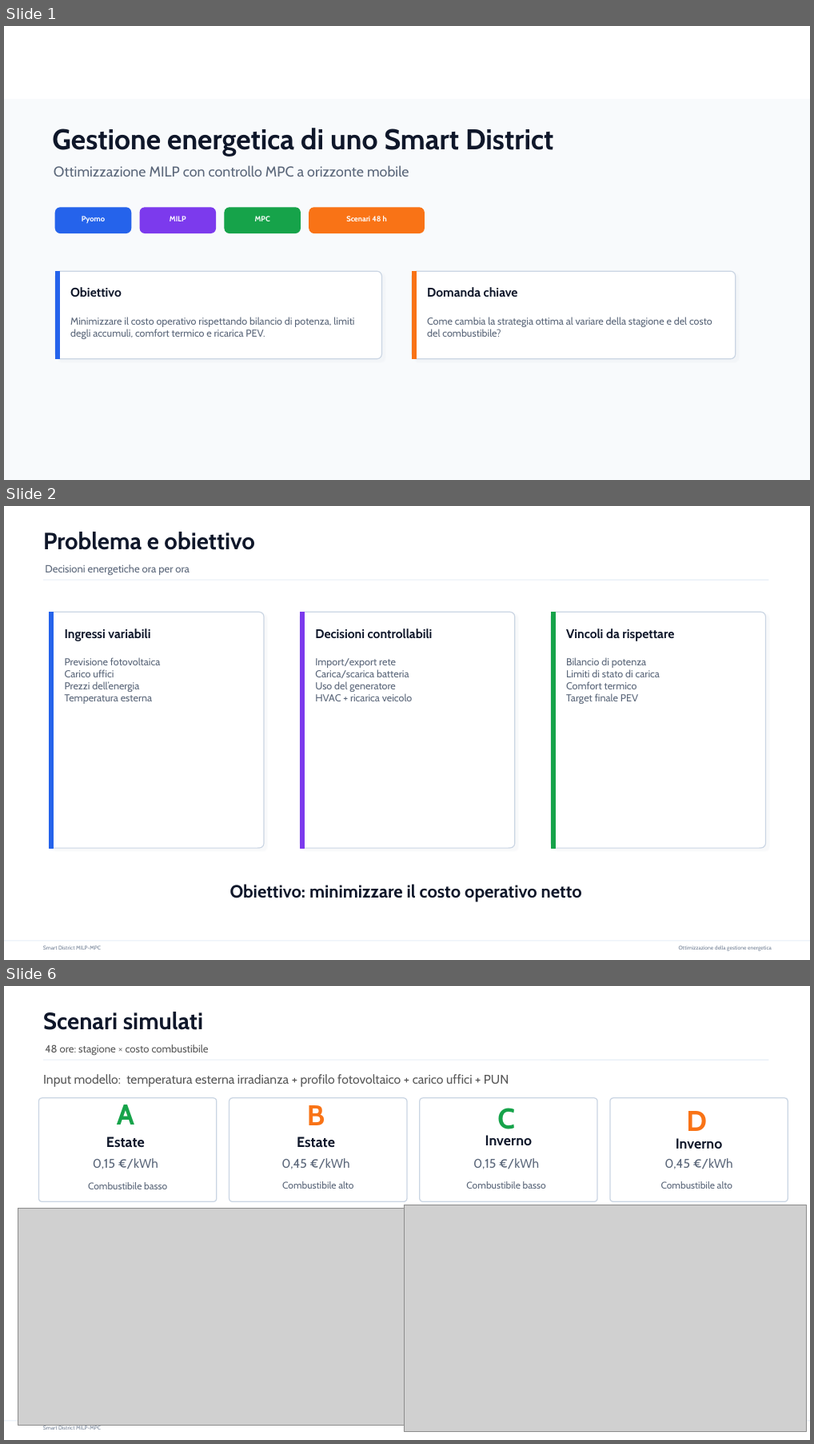
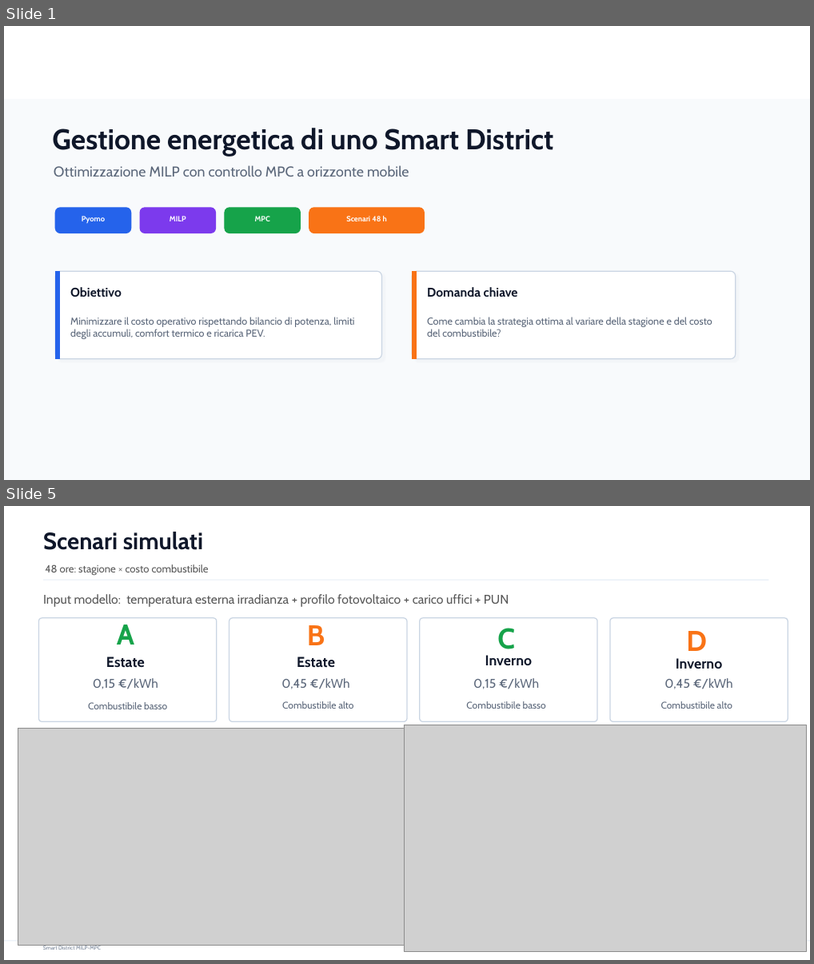
Before and after one commit to AleDiFi/Progetto_Innovazione, a slide deck: Innovazione, slide Alessandro, Lorenzo e Dario.pptx. Shown one above the other, each under a label of ours: slides 1, 2 and 6 before the commit, slides 1 and 5 after it; the slides between them are not shown. The pictures are 814x1444 and 814x964 pixels, drawn with LibreOffice and Linux fonts; fonts in the diff are those of the drawing; grey boxes stand for pictures. Boxes give left, top, right and bottom in pixels: in the first picture for what was removed or moved away, otherwise in the second. Text is boxed around its words. In the diff, an @@ line names an element or a change of style, - is before the commit and + after.

```diff
--- a/Innovazione, slide Alessandro, Lorenzo e Dario.pptx
+++ b/Innovazione, slide Alessandro, Lorenzo e Dario.pptx
@@ slide 2 removed at box(4, 506, 810, 960), background #FFFFFF; not listed: 3 template elements that a slide beside it also shows @@
@@ text removed at box(43, 532, 255, 550) @@
-Problema e obiettivo
@@ text removed at box(45, 564, 190, 575) @@
-Decisioni energetiche ora per ora
@@ line removed from (43, 580) to (770, 580) @@
@@ rounded rectangle removed at box(50, 612, 264, 848) @@
@@ rectangle removed at box(50, 612, 54, 848) @@
@@ rounded rectangle removed at box(301, 612, 515, 848) @@
@@ rectangle removed at box(301, 612, 305, 848) @@
@@ rounded rectangle removed at box(551, 612, 766, 848) @@
@@ rectangle removed at box(551, 612, 556, 848) @@
@@ text removed at box(65, 628, 150, 641) @@
-Ingressi variabili
@@ text removed at box(315, 628, 433, 638) @@
-Decisioni controllabili
@@ text removed at box(566, 628, 674, 641) @@
-Vincoli da rispettare
@@ text removed at box(65, 657, 160, 704) @@
-Previsione fotovoltaica
-Carico uffici
-Prezzi dell’energia
-Temperatura esterna
@@ text removed at box(315, 658, 413, 701) @@
-Import/export rete
-Carica/scarica batteria
-Uso del generatore
-HVAC + ricarica veicolo
@@ text removed at box(566, 657, 660, 704) @@
-Bilancio di potenza
-Limiti di stato di carica
-Comfort termico
-Target finale PEV
@@ text removed at box(230, 884, 582, 902) @@
-Obiettivo: minimizzare il costo operativo netto
@@ what was slide 6 is now slide 5 @@
```
Also in this commit, not shown: 2 slides changed, 2 other files.
